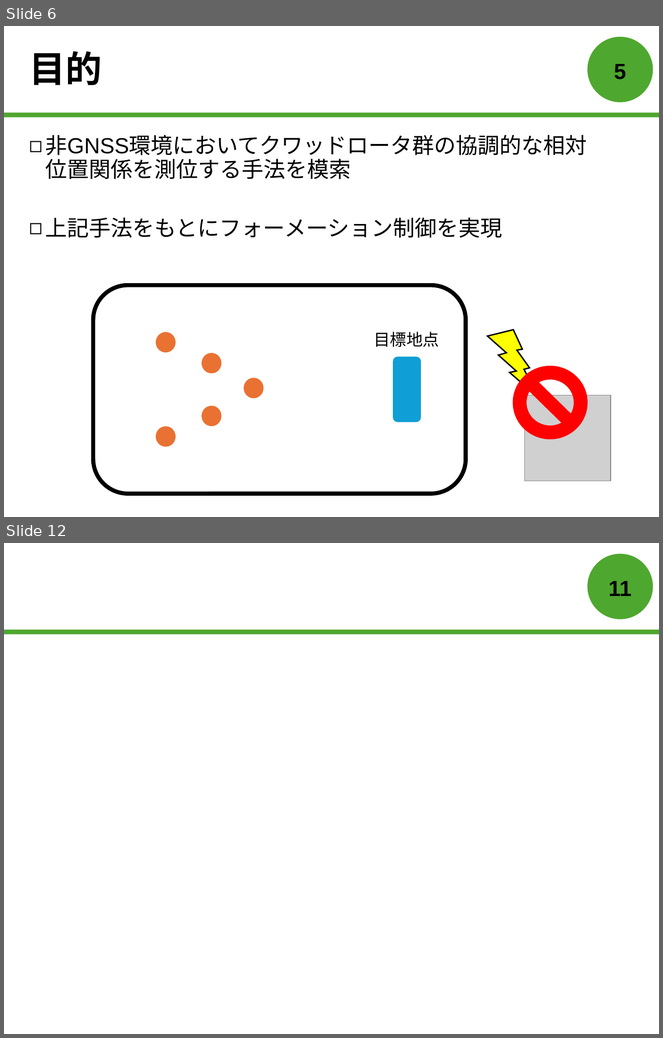
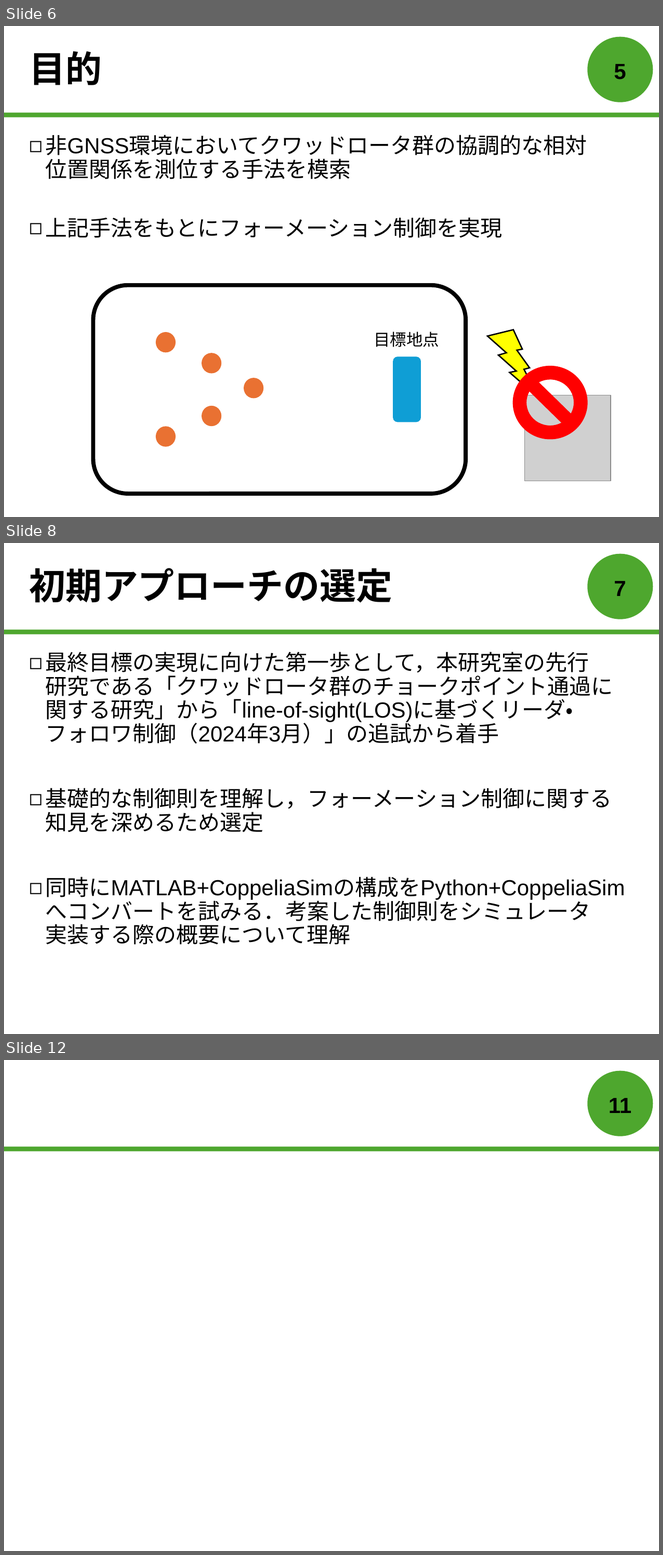
Before and after one commit to forest-book/MatlabLOSFormation, a slide deck: 森本皓斗.pptx. Shown one above the other, each under a label of ours: slides 6 and 12 before the commit, slides 6, 8 and 12 after it; the slides between them are not shown. The pictures are 663x1038 and 663x1555 pixels, drawn with LibreOffice and Linux fonts; fonts in the diff are those of the drawing; grey boxes stand for pictures. Boxes give left, top, right and bottom in pixels: in the first picture for what was removed or moved away, otherwise in the second. Text is boxed around its words. In the diff, an @@ line names an element or a change of style, - is before the commit and + after.

```diff
--- a/森本皓斗.pptx
+++ b/森本皓斗.pptx
@@ slide 8 added at [4, 543, 659, 1034], background #FFFFFF; not listed: 2 template elements that a slide beside it also shows @@
@@ title added at [29, 568, 392, 603], 40 pt, text #000000, bold @@
+初期アプローチの選定
@@ page number added at [614, 581, 626, 596], 24 pt, text #000000, bold @@
+7
@@ text added at [46, 652, 625, 945], 24 pt, text #000000 @@
+◻ 最終目標の実現に向けた第一歩として，本研究室の先行
+  研究である「クワッドロータ群のチョークポイント通過に関する研究」から「line-of-sight(LOS)に基づくリーダ・
+  フォロワ制御（2024年3月）」の追試から着手
+◻ 基礎的な制御則を理解し，フォーメーション制御に関する
+  知見を深めるため選定
+◻ 同時にMATLAB+CoppeliaSimの構成をPython+CoppeliaSimへコンバートを試みる．考案した制御則をシミュレータ
+  実装する際の概要について理解
```
Also in this commit, not shown: 5 slides changed, 2 other slides added, 3 slides removed.
